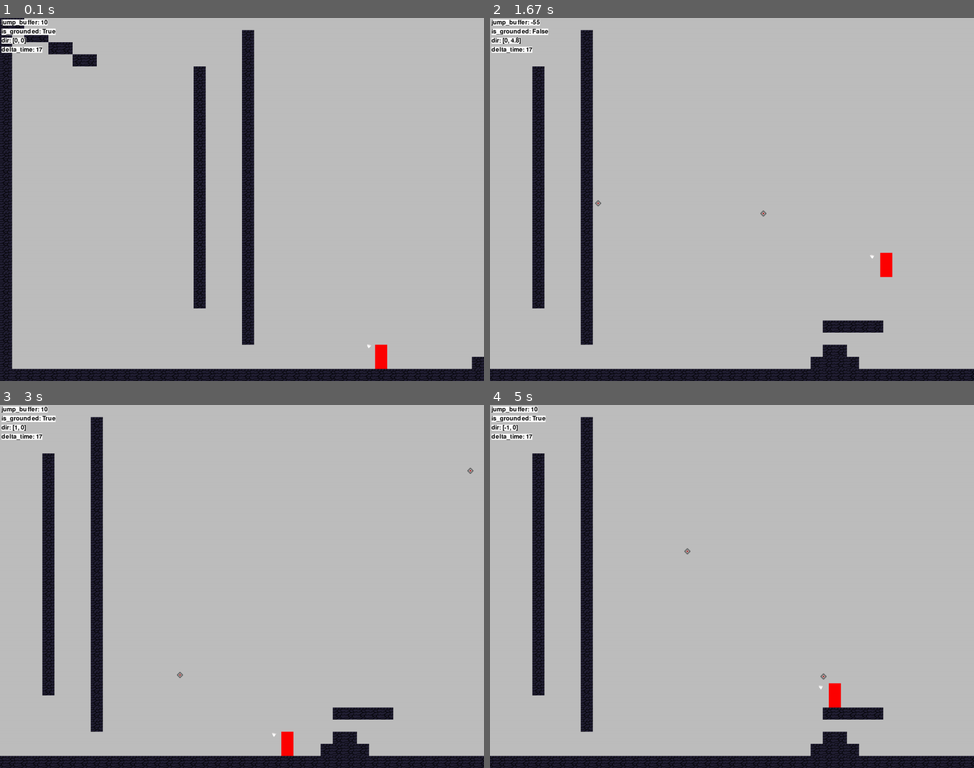
Above: before the commit, frames 1-4 (two rows, left to right).
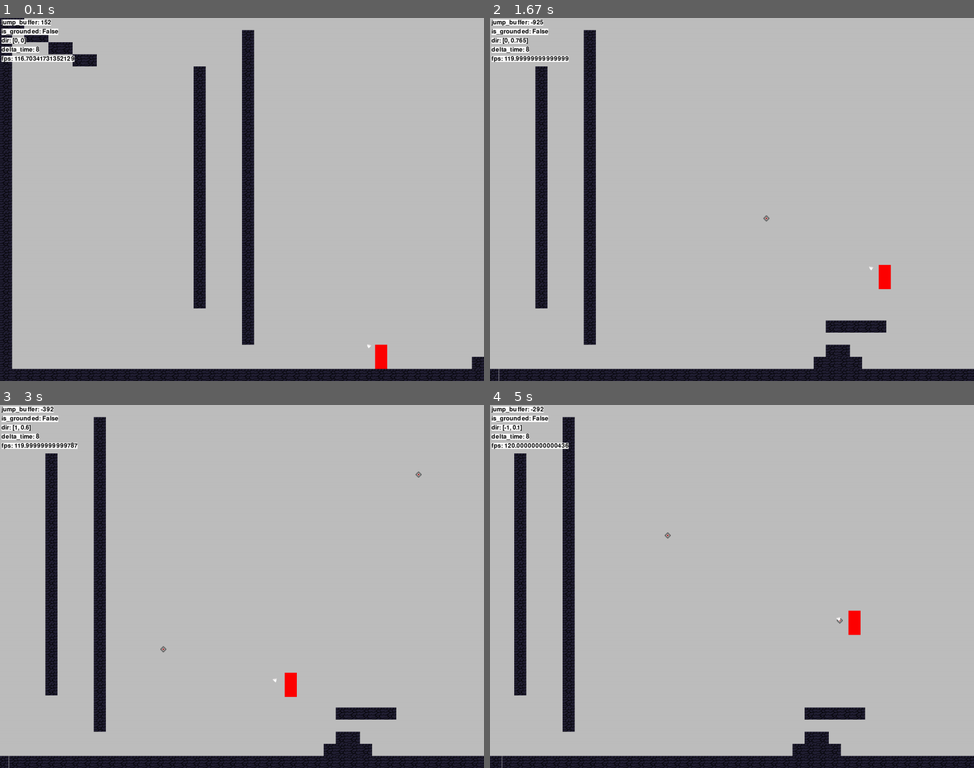
Above: after the commit, the same moments.

Repository: zyxwars/ninja
Game: pygame game, started from main.py
The game is run twice, just before and just after one commit, with the same random seed, the same clock (stepped at 60 frames per second) and the same inputs.
Inputs (mouse positions are in pixels of both pictures, inside the frame that each line leads up to):
- Up to frame 1 (0.1 s): no input
- Up to frame 2 (1.67 s): press the mouse at (886, 188) at 0.37 s; move the mouse to (809, 206) at 0.47 s; release the mouse at (732, 221) at 0.6 s; hold D 0.67-1.13 s; tap Space at 0.73, 1.03, 1.23, 1.53 s; click (601, 210) at 0.75 s; hold D 1.17-1.63 s; click (572, 72) at 1.25 s
- Up to frame 3 (3 s): hold A 1.67-2.2 s; tap Space at 1.73, 2.03, 2.3, 2.6, 2.73 s; click (300, 561) at 1.75 s; hold A 2.23-2.63 s; click (367, 553) at 2.32 s; hold D from 2.67 s (still down); click (130, 633) at 2.75 s
- Up to frame 4 (5 s): tap Space at 3.03, 3.4, 3.7, 3.9, 4.2, 4.4, 4.7, 4.9 s; release D at 3.3 s; hold A 3.33-3.8 s; click (611, 601) at 3.42 s; hold D 3.83-4.3 s; click (906, 611) at 3.92 s; hold D 4.33-4.8 s; click (669, 528) at 4.42 s; hold A from 4.83 s (still down); click (596, 553) at 4.92 s

The runs differ from the first frame. In frame 1, 0.3% of the frame differs, in the area x 0-16%, y 0-13%; in frame 2, 4.6%; in frame 3, 4.8%; in frame 4, 10%, in the area x 0-100%, y 0-100%.

Commit message:
Move physics to frame independent system

Diff:
--- a/config.py
+++ b/config.py
@@ -1,12 +1,14 @@
 SCREEN_WIDTH = 1280
 SCREEN_HEIGHT = 960
 
+X_WORLD_SHIFT_SPEED = 0.5
+
 # Player
-PLAYER_SPEED = 8
-PLAYER_GRAVITY = 0.8
-PLAYER_JUMP_SPEED = -16
-PLAYER_JUMP_BUFFER = 10
+PLAYER_SPEED = 0.5
+PLAYER_GRAVITY = 0.005
+PLAYER_JUMP_HEIGHT = -1.4
+PLAYER_JUMP_BUFFER = 160
 
 # Player projectile
-PROJECTILE_SPEED = 16
-PROJECTILE_COOLDOWN = 10
+PROJECTILE_SPEED = 1
+PROJECTILE_COOLDOWN = 170
--- a/level/level.py
+++ b/level/level.py
@@ -36,12 +36,12 @@
     def move_camera(self):
         if self.player.sprite.rect.x > config.SCREEN_WIDTH * 0.8 and self.player.sprite.dir.x > 0:
             self.player.sprite.speed = 0
-            world_shift = -8
+            world_shift = -1 * config.X_WORLD_SHIFT_SPEED
         elif self.player.sprite.rect.x < config.SCREEN_WIDTH * 0.2 and self.player.sprite.dir.x < 0:
             self.player.sprite.speed = 0
-            world_shift = 8
+            world_shift = config.X_WORLD_SHIFT_SPEED
         else:
-            self.player.sprite.speed = 8
+            self.player.sprite.speed = config.PLAYER_SPEED
             world_shift = 0
 
         return world_shift
--- a/level/tile.py
+++ b/level/tile.py
@@ -1,5 +1,6 @@
 import pygame as pg
 
+import pygame_data
 
 
 class Tile(pg.sprite.Sprite):
@@ -9,4 +10,4 @@
         self.rect = self.image.get_rect(topleft=pos)
 
     def update(self, shift):
-        self.rect.x += shift
+        self.rect.x += shift * pygame_data.delta_time
--- a/main.py
+++ b/main.py
@@ -22,6 +22,8 @@
     screen.fill('gray')
     level.update()
 
+    debug.debug('delta_time', pygame_data.delta_time)
+    debug.debug('fps', clock.get_fps())
     debug.update()
     pg.display.update()
-    pygame_data.delta_time = clock.tick(60)
+    pygame_data.delta_time = clock.tick(144)
--- a/player/player.py
+++ b/player/player.py
@@ -15,7 +15,7 @@
         self.dir = pg.math.Vector2(0, 0)
         self.speed = config.PLAYER_SPEED
         self.gravity = config.PLAYER_GRAVITY
-        self.jump_speed = config.PLAYER_JUMP_SPEED
+        self.jump_speed = config.PLAYER_JUMP_HEIGHT
         self.jump_buffer = config.PLAYER_JUMP_BUFFER
         self.is_grounded = False
         self.jumped_from_wall = False
@@ -62,7 +62,7 @@
             self.jump()
 
     def move_horizontal(self, tiles):
-        self.rect.x += self.dir.x * self.speed
+        self.rect.x += self.dir.x * self.speed * pygame_data.delta_time
         self.is_touching_wall = False
         self.is_touching_right_wall = False
 
@@ -78,7 +78,7 @@
     def move_vertical(self, tiles):
         self.apply_gravity()
         self.is_grounded = False
-        self.jump_buffer -= 1
+        self.jump_buffer -= 1 * pygame_data.delta_time
 
         for tile in tiles:
             if tile.rect.colliderect(self.rect):
@@ -92,8 +92,8 @@
                     self.dir.y = 0
 
     def apply_gravity(self):
-        self.dir.y += self.gravity
-        self.rect.y += self.dir.y
+        self.dir.y += self.gravity * pygame_data.delta_time
+        self.rect.y += self.dir.y * pygame_data.delta_time
 
     def jump(self):
         if self.is_grounded or self.jump_buffer > 0:
--- a/player/projectile.py
+++ b/player/projectile.py
@@ -1,6 +1,7 @@
 import pygame as pg
 
 import config
+import pygame_data
 
 
 class Projectile(pg.sprite.Sprite):
@@ -18,5 +19,5 @@
         self.move()
 
     def move(self):
-        self.rect.x += self.dir.x * self.speed
-        self.rect.y += self.dir.y * self.speed
+        self.rect.x += self.dir.x * self.speed * pygame_data.delta_time
+        self.rect.y += self.dir.y * self.speed * pygame_data.delta_time
--- a/player/projectile_indicator.py
+++ b/player/projectile_indicator.py
@@ -3,6 +3,7 @@
 
 from .projectile import Projectile
 import config
+import pygame_data
 
 
 class ProjectileIndicator(pg.sprite.Sprite):
@@ -22,7 +23,7 @@
         if pg.mouse.get_pressed()[0] and self.projectile_cooldown < 0:
             self.shoot_projectile(player_pos)
 
-        self.projectile_cooldown -= 1
+        self.projectile_cooldown -= 1 * pygame_data.delta_time
 
         self.collide_projectiles(tiles)
         self.projectiles.update()
--- a/pygame_data.py
+++ b/pygame_data.py
@@ -1 +1,3 @@
+# only import with "import pygame_data" to make the singleton work properly
+
 delta_time = 0
